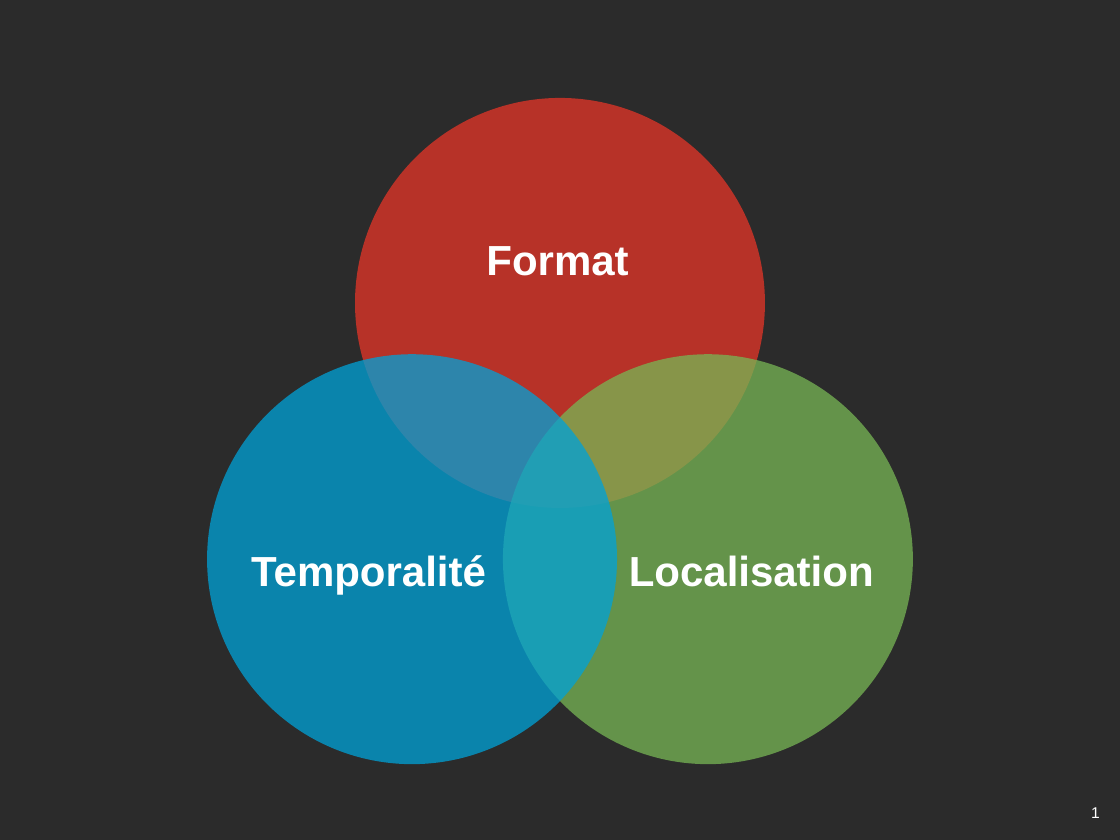
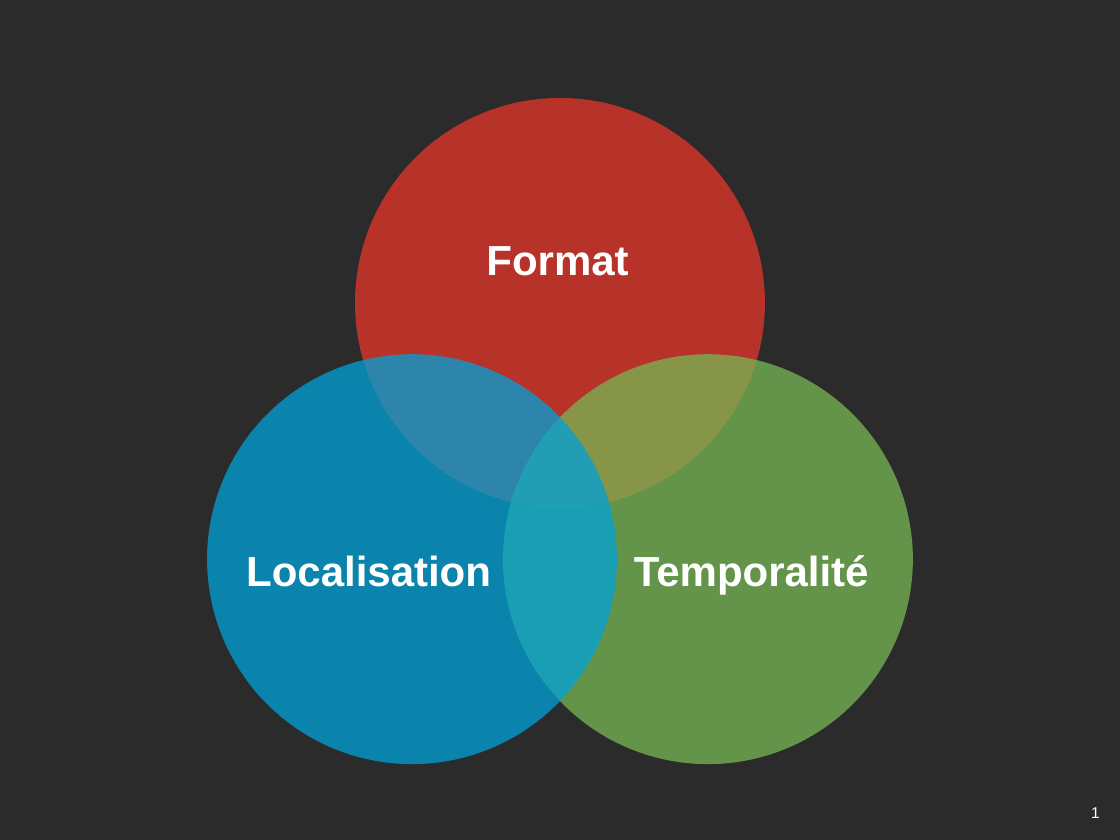
Before and after one commit to archiloque/blog, a slide deck: slide 1 of wip/decouplage/illus.pptx. Drawn at 1120x840 pixels with LibreOffice and Linux fonts; fonts in the diff are those of the drawing; background and template pictures are left out; a plain dark background stands for a picture behind light text. Boxes give left, top, right and bottom in pixels: in the first picture for what was removed or moved away, otherwise in the second. Text is boxed around its words. In the diff, an @@ line names an element or a change of style, - is before the commit and + after.

```diff
--- a/wip/decouplage/illus.pptx
+++ b/wip/decouplage/illus.pptx
@@ text "Localisation": place and size @@
-text "Localisation" at <box>629,555,874,587</box>
+text "Localisation" at <box>246,555,491,587</box>
@@ text "Temporalité": place and size @@
-text "Temporalité" at <box>251,555,486,594</box>
+text "Temporalité" at <box>634,555,869,594</box>
```
Also in this commit, not shown: 1 slide added, 1 other file.
